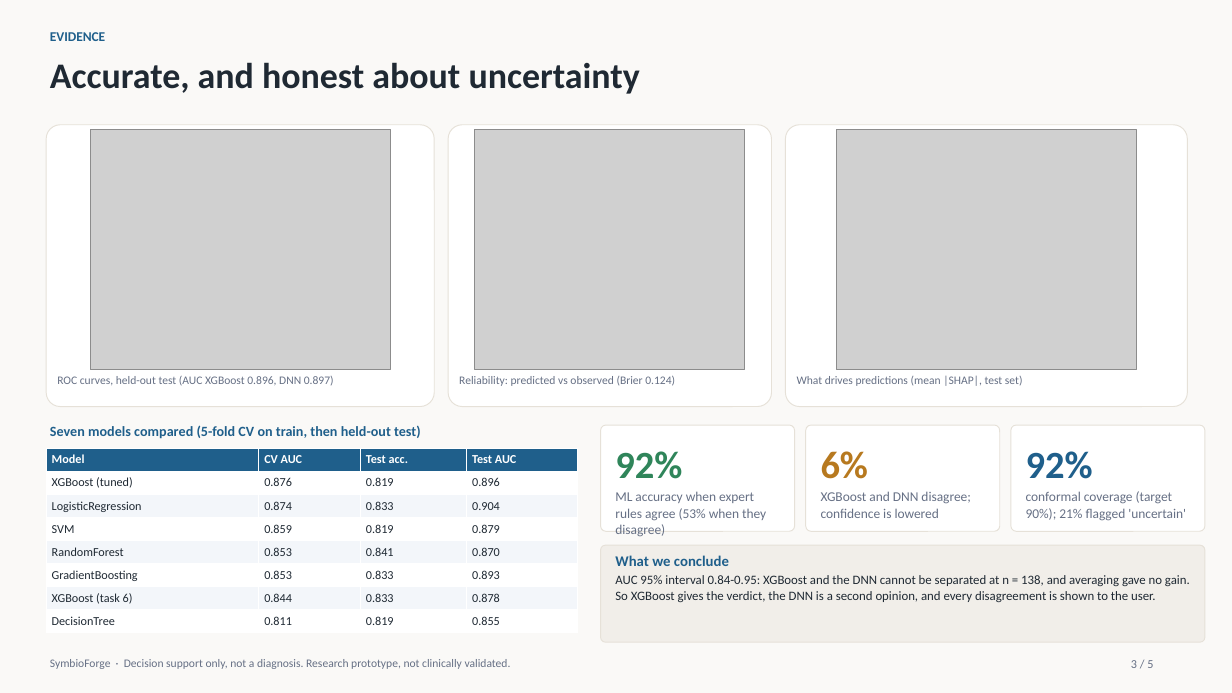
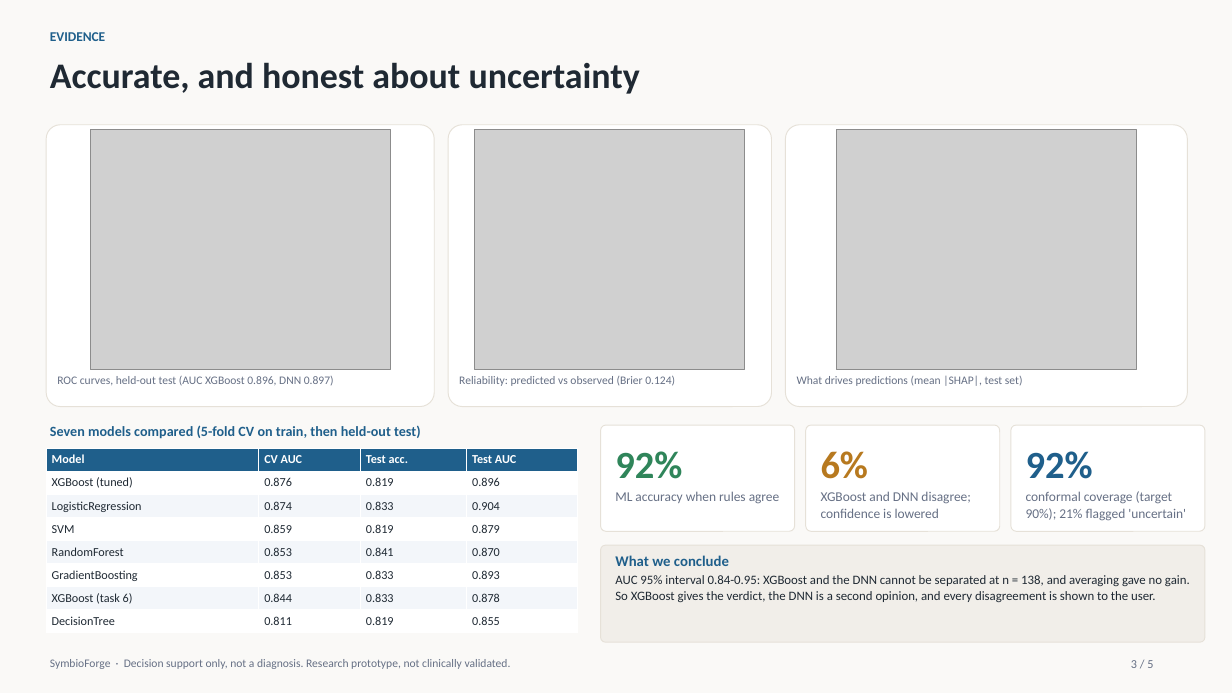
Before and after one commit to Aarya-Mhatre69/SymbioForge-CDSS, a slide deck: slide 3 of docs/SymbioForge_Summary.pptx. Drawn at 1232x693 pixels with LibreOffice and Linux fonts; fonts in the diff are those of the drawing; grey boxes stand for pictures. Boxes give left, top, right and bottom in pixels: in the first picture for what was removed or moved away, otherwise in the second. Text is boxed around its words. In the diff, an @@ line names an element or a change of style, - is before the commit and + after.

```diff
--- a/docs/SymbioForge_Summary.pptx
+++ b/docs/SymbioForge_Summary.pptx
@@ text at (615, 491, 780, 503): text changed @@
-ML accuracy when expert rules agree (53% when they disagree)
+ML accuracy when rules agree
```
Also in this commit, not shown: 2 other slides changed, 18 other files.
